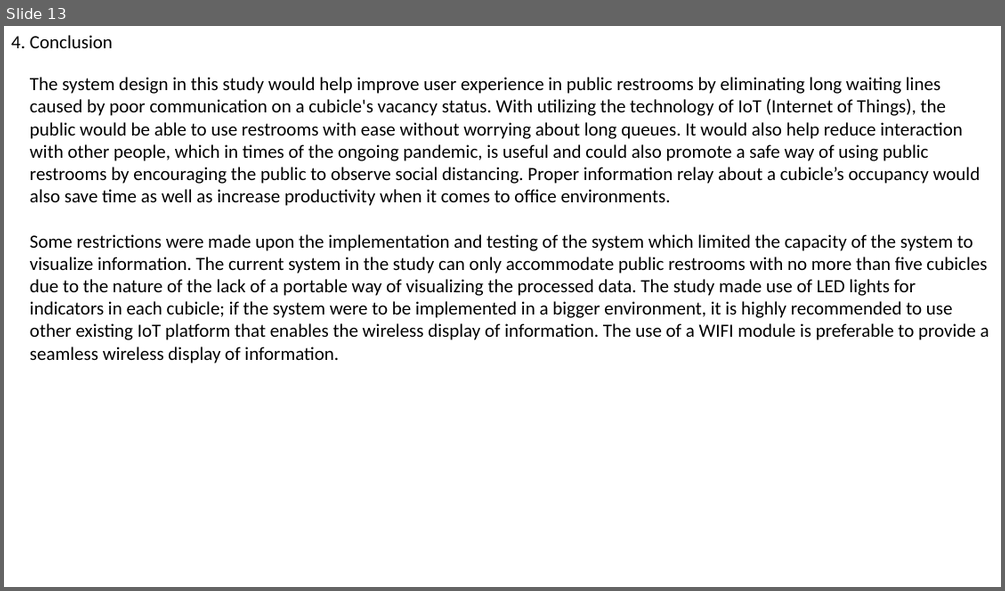
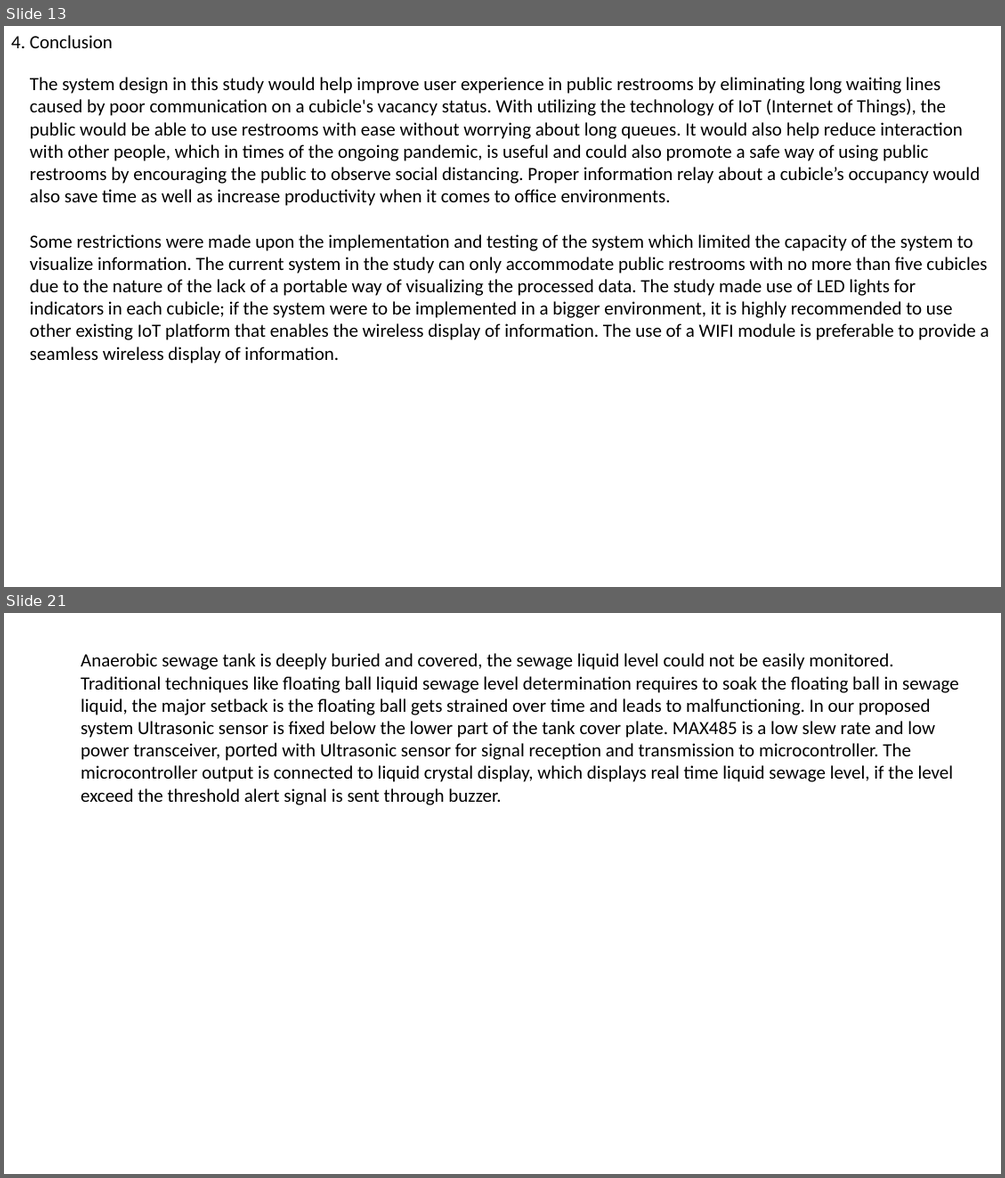
Before and after one commit to Mj454545/Mohanraj_NMIDau112421106022, a slide deck: Smart restroom.pptx. Shown one above the other, each under a label of ours: slide 13 before the commit, slides 13 and 21 after it; the slides between them are not shown. The pictures are 1005x591 and 1005x1178 pixels, drawn with LibreOffice and Linux fonts; fonts in the diff are those of the drawing. Boxes give left, top, right and bottom in pixels: in the first picture for what was removed or moved away, otherwise in the second. Text is boxed around its words. In the diff, an @@ line names an element or a change of style, - is before the commit and + after.

```diff
--- a/Smart restroom.pptx
+++ b/Smart restroom.pptx
@@ slide 21 added at box(4, 613, 1001, 1174), background #FFFFFF @@
@@ text added at box(81, 653, 959, 805), 18 pt, text #000000 @@
+Anaerobic sewage tank is deeply buried and covered, the sewage liquid level could not be easily monitored. Traditional techniques like floating ball liquid sewage level determination requires to soak the floating ball in sewage liquid, the major setback is the floating ball gets strained over time and leads to malfunctioning. In our proposed system Ultrasonic sensor is fixed below the lower part of the tank cover plate. MAX485 is a low slew rate and low power transceiver, ported with Ultrasonic sensor for signal reception and transmission to microcontroller. The microcontroller output is connected to liquid crystal display, which displays real time liquid sewage level, if the level exceed the threshold alert signal is sent through buzzer.
```
Also in this commit, not shown: 10 other slides added.
